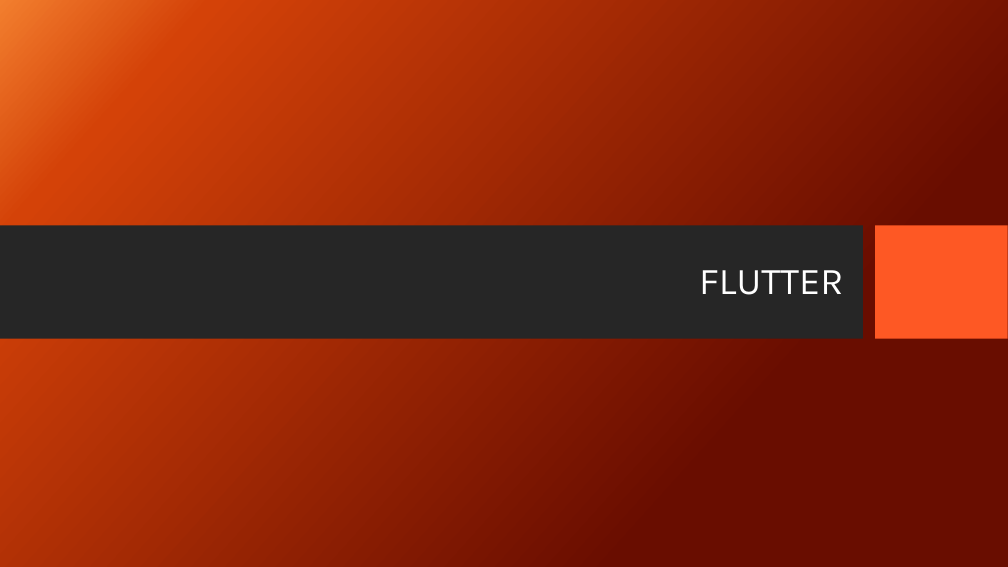
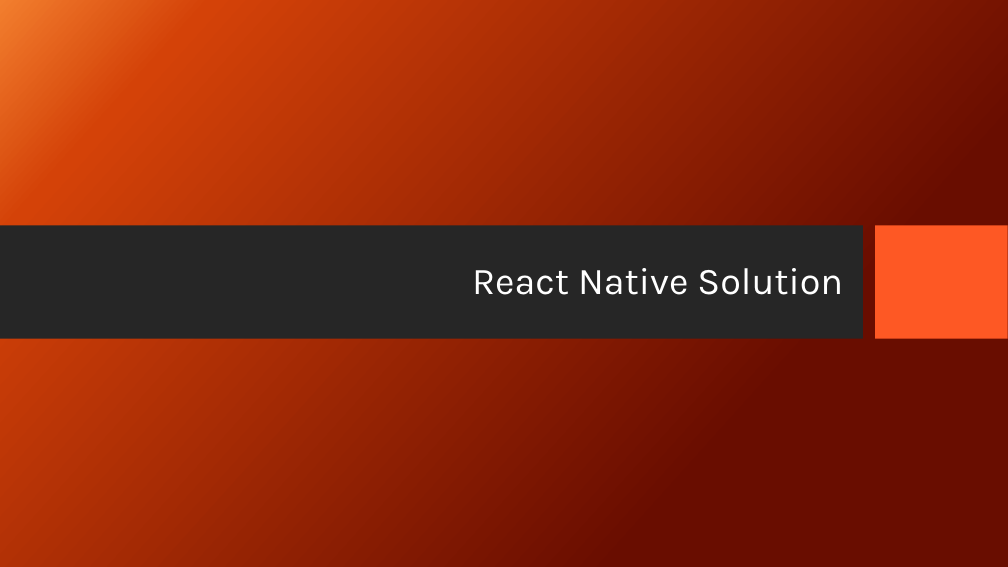
Before and after one commit to Niko-PL/Comp2003Project, a slide deck: slide 18 of Paper Work/Presentation - J.pptx. Drawn at 1008x567 pixels with LibreOffice and Linux fonts; fonts in the diff are those of the drawing; background and template pictures are left out. Boxes give left, top, right and bottom in pixels: in the first picture for what was removed or moved away, otherwise in the second. Text is boxed around its words. In the diff, an @@ line names an element or a change of style, - is before the commit and + after.

```diff
--- a/Paper Work/Presentation - J.pptx
+++ b/Paper Work/Presentation - J.pptx
@@ title at box(472, 268, 843, 295): text changed @@
-FLUTTER
+React Native Solution
```
Also in this commit, not shown: 1 other slide changed.
